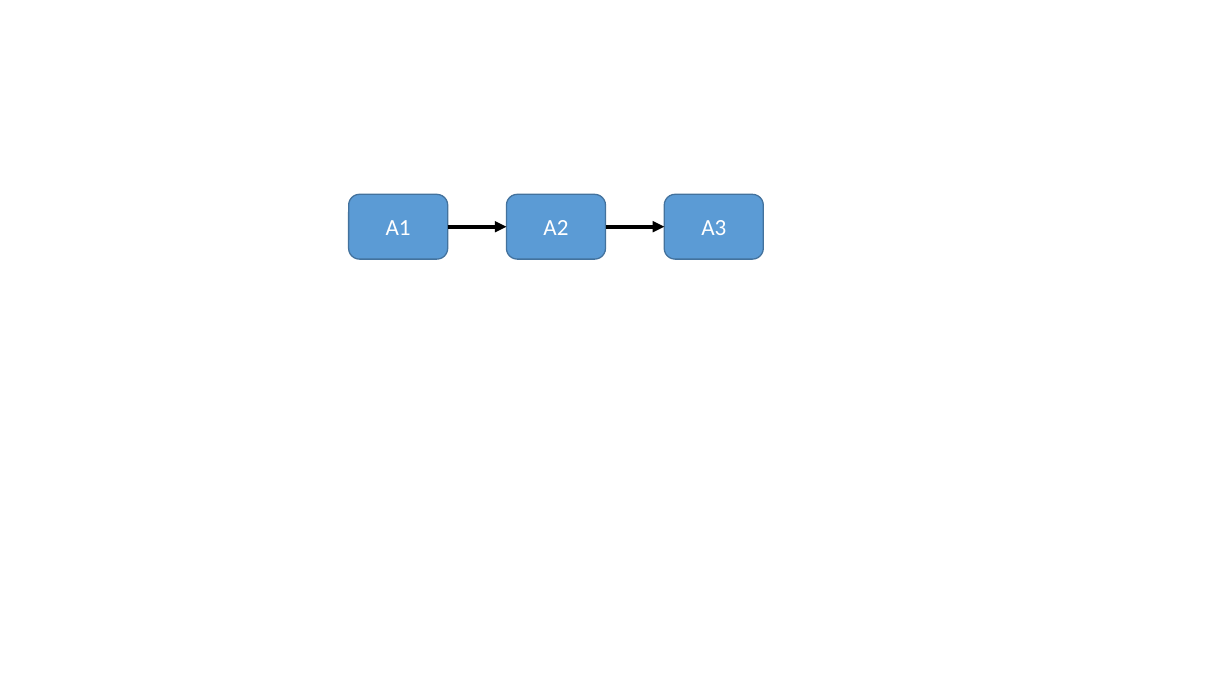
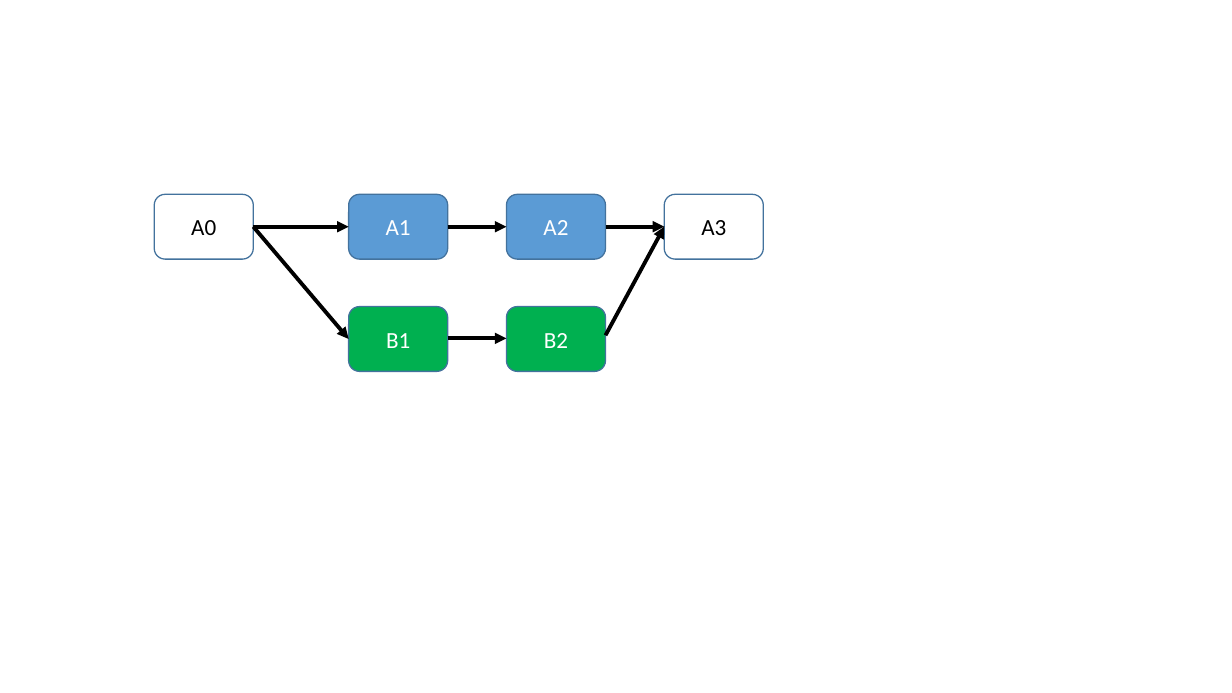
Before and after one commit to victor-zheng/Paper_2016, a slide deck: slide 1 of figure.pptx. Drawn at 1232x693 pixels with LibreOffice and Linux fonts; fonts in the diff are those of the drawing. Boxes give left, top, right and bottom in pixels: in the first picture for what was removed or moved away, otherwise in the second. Text is boxed around its words. In the diff, an @@ line names an element or a change of style, - is before the commit and + after.

```diff
--- a/figure.pptx
+++ b/figure.pptx
@@ rounded rectangle added at [154, 194, 253, 259], outline #43739E 1 pt, 18 pt, text #000000 @@
+A0
@@ rounded rectangle "A3" at [665, 194, 763, 259]: text colour #FFFFFF to #000000; fill #5B9BD5 to none @@
@@ arrow added from (253, 226) to (348, 226), #000000 3 pt @@
@@ arrow added from (253, 226) to (348, 339), #000000 3 pt @@
@@ arrow added from (605, 335) to (665, 226), #000000 3 pt @@
@@ rounded rectangle added at [348, 307, 447, 372], fill #00B050, outline #43739E 1 pt, 18 pt, text #FFFFFF @@
+B1
@@ rounded rectangle added at [506, 307, 605, 372], fill #00B050, outline #43739E 1 pt, 18 pt, text #FFFFFF @@
+B2
@@ arrow added from (448, 338) to (506, 338), #000000 3 pt @@
```
Also in this commit, not shown: 1 other file.
